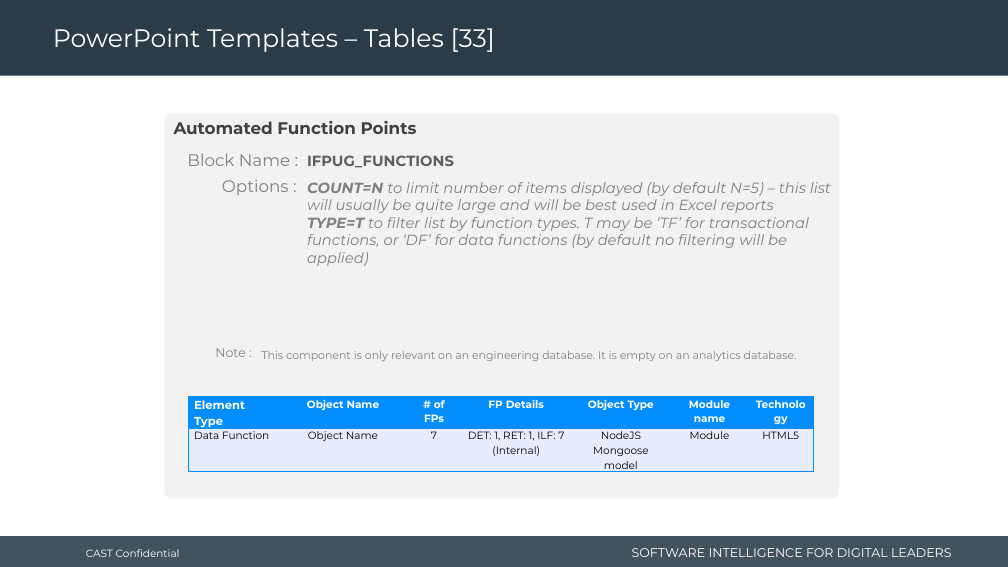
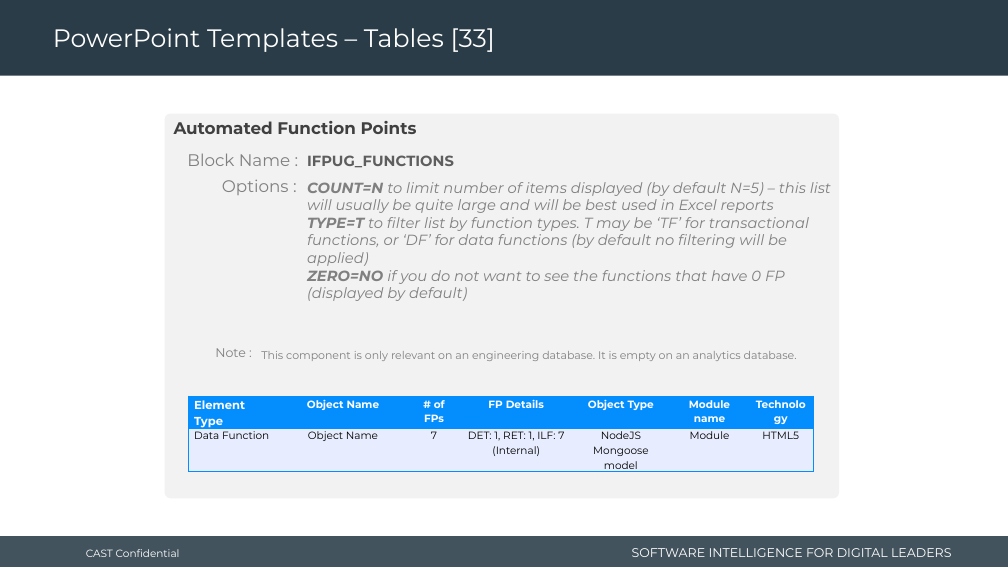
Before and after one commit to CAST-projects/CAST-ReportGenerator, a slide deck: slide 67 of CastReporting.Reporting.Core/Templates/Application/Component library/1- Powerpoint-components-library.pptx. Drawn at 1008x567 pixels with LibreOffice and Linux fonts; fonts in the diff are those of the drawing; background and template pictures are left out. Boxes give left, top, right and bottom in pixels: in the first picture for what was removed or moved away, otherwise in the second. Text is boxed around its words. In the diff, an @@ line names an element or a change of style, - is before the commit and + after.

Commit message:
REPORTGEN-969: add option to remove 0 FP functions from table

```diff
--- a/CastReporting.Reporting.Core/Templates/Application/Component library/1- Powerpoint-components-library.pptx
+++ b/CastReporting.Reporting.Core/Templates/Application/Component library/1- Powerpoint-components-library.pptx
@@ text at [307,270,785,301]: paragraph added @@
+ZERO=NO if you do not want to see the functions that have 0 FP (displayed by default)
```
Also in this commit, not shown: 5 other files.
